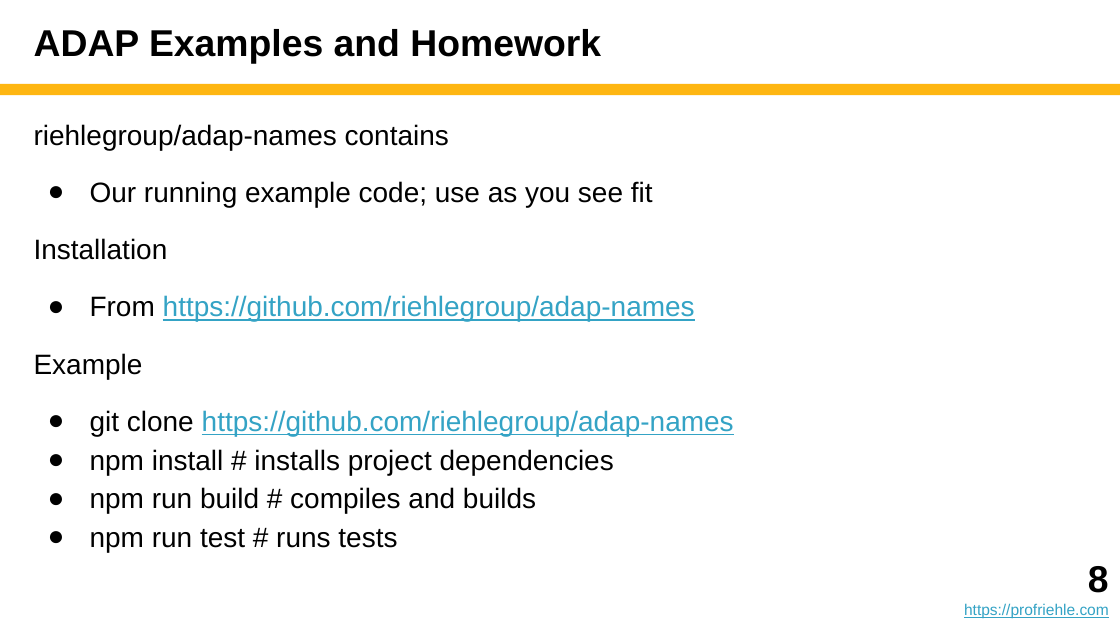
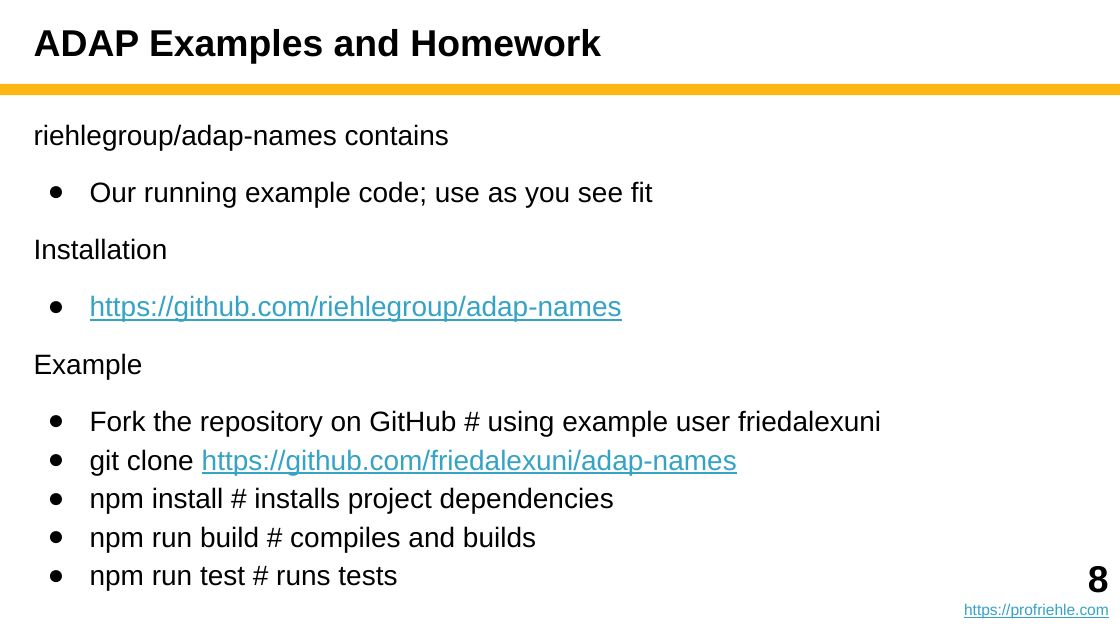
Before and after one commit to dirkriehle/adap-course, a slide deck: slide 8 of Lecture slides/ADAP A02 - Programming Setup.pptx. Drawn at 1120x630 pixels with LibreOffice and Linux fonts; fonts in the diff are those of the drawing. Boxes give left, top, right and bottom in pixels: in the first picture for what was removed or moved away, otherwise in the second. Text is boxed around its words. In the diff, an @@ line names an element or a change of style, - is before the commit and + after.

```diff
--- a/Lecture slides/ADAP A02 - Programming Setup.pptx
+++ b/Lecture slides/ADAP A02 - Programming Setup.pptx
@@ text at (x1=90, y1=295, x2=622, y2=322): text changed @@
-● From https://github.com/riehlegroup/adap-names
+● https://github.com/riehlegroup/adap-names
@@ text at (x1=90, y1=410, x2=881, y2=475): text changed; text colour #34A3C5 to #000000 @@
-● git clone https://github.com/riehlegroup/adap-names
+● Fork the repository on GitHub # using example user friedalexuni
+● git clone https://github.com/friedalexuni/adap-names
```
Also in this commit, not shown: 1 other slide changed, 5 other files.
